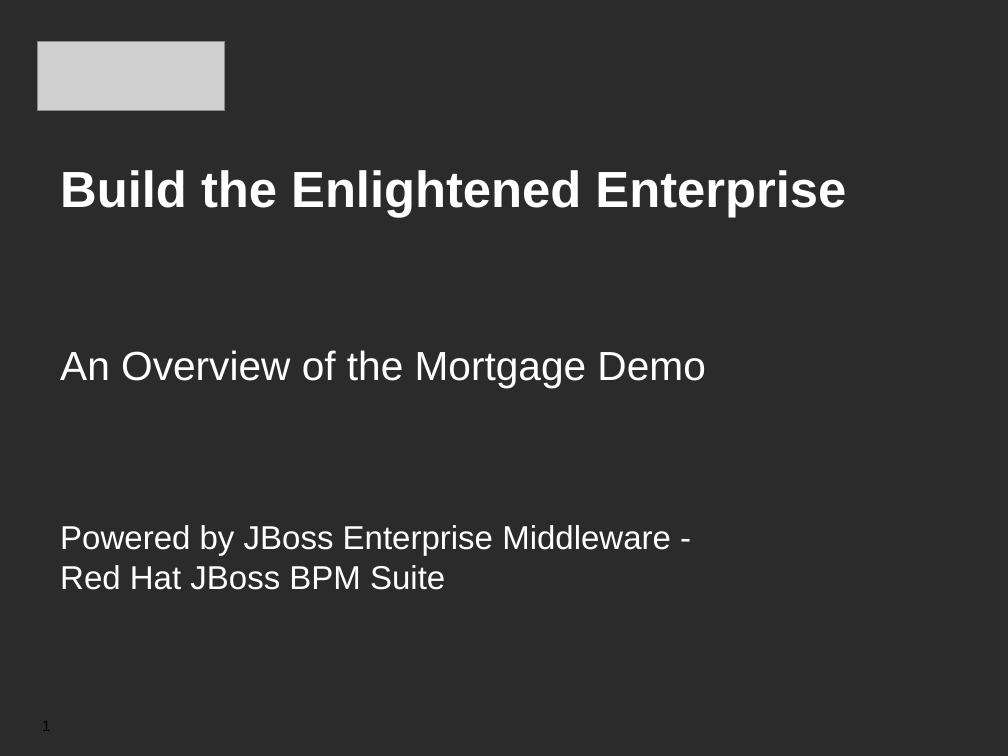
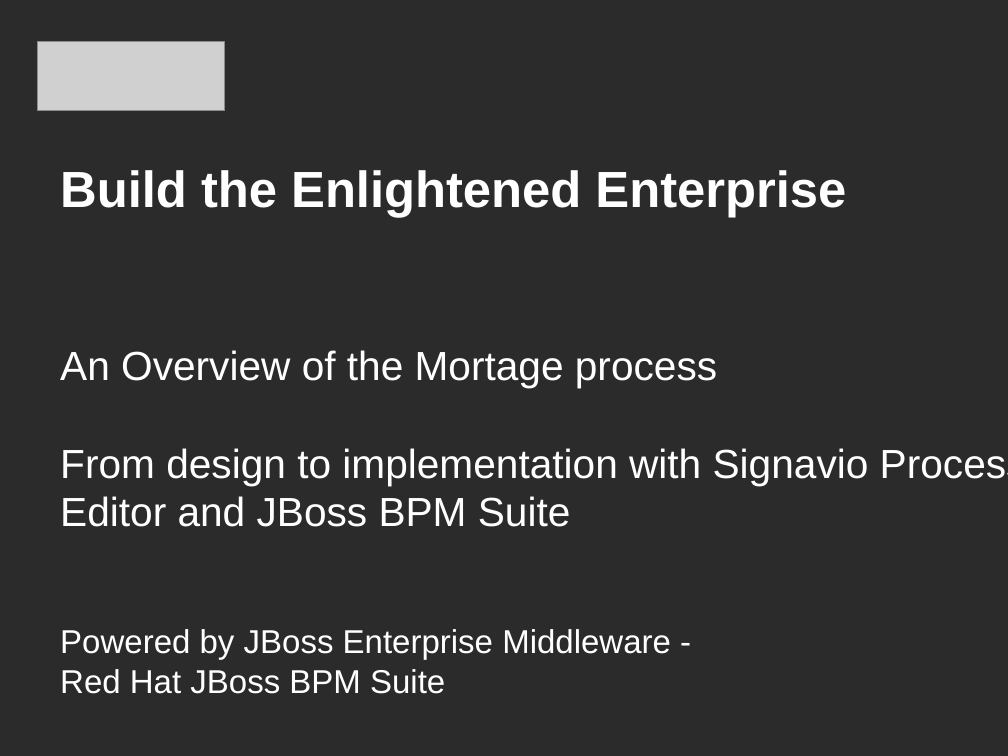
Before and after one commit to jbossdemocentral/bpms-signavio-integration-demo, a slide deck: slide 1 of docs/Demo Overview.odp. Drawn at 1008x756 pixels with LibreOffice and Linux fonts; fonts in the diff are those of the drawing; grey boxes stand for pictures; background and template pictures are left out; a plain dark background stands for a picture behind light text. Boxes give left, top, right and bottom in pixels: in the first picture for what was removed or moved away, otherwise in the second. Text is boxed around its words. In the diff, an @@ line names an element or a change of style, - is before the commit and + after.

```diff
--- a/docs/Demo Overview.odp
+++ b/docs/Demo Overview.odp
@@ text at box(60, 350, 1008, 527): text changed @@
-An Overview of the Mortgage Demo
+An Overview of the Mortage process
+From design to implementation with Signavio Process
+Editor and JBoss BPM Suite
@@ page number removed at box(42, 721, 50, 731) @@
-1
```
Also in this commit, not shown: 4 other slides changed, 5 slides added, 1 slide removed, 5 other files.
